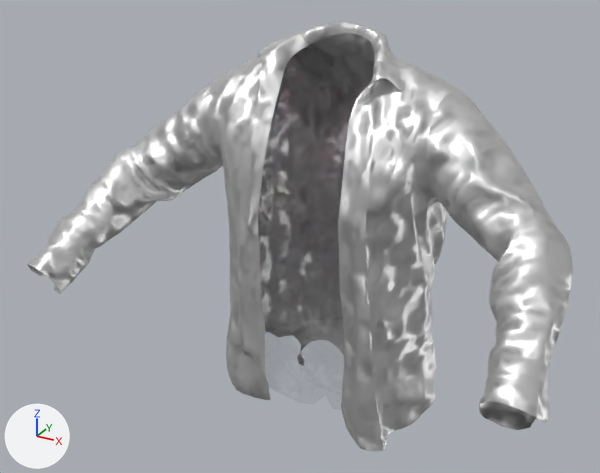
The FBX model Framework/Client/Bin/Resources/Models/Zombie_Male/Shirts01_Male.fbx: old version first, new version second.
The view is the same before and after, from a 50 mm lens placed at (0.679, -1.381, 1.953), pointed at (-0.03, -0.091, 1.308). Every picture has the same lights, and +X, +Y and +Z are marked at lower left. Where no turn or scale is listed for an object, it has been applied to the vertices.

Objects in the first picture: 'LOD_1_Group_29_Sub_1__Shirt_R_Arm', 'LOD_1_Group_39_Sub_1__Shirt_L_Arm', 'LOD_1_Group_61_Sub_2__Shirt'.
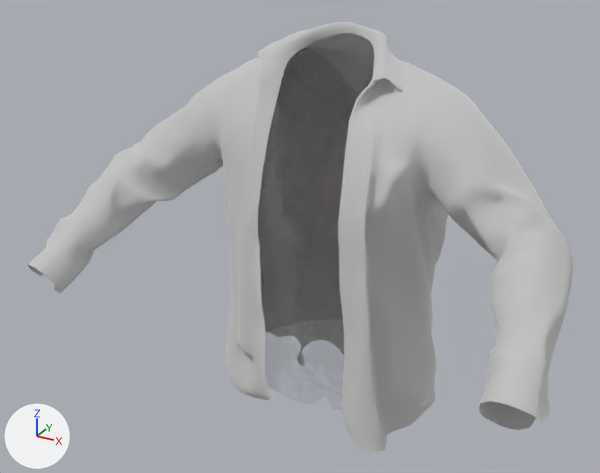
Pixel boxes (x1, y1, x2, y2) of what changed, in the pictures (600 x 473 px):
'LOD_1_Group_61_Sub_2__Shirt', surface changed: (199, 22, 462, 452) in both
'LOD_1_Group_39_Sub_1__Shirt_L_Arm', surface changed (white to grey): (427, 91, 573, 430) in both
'LOD_1_Group_29_Sub_1__Shirt_R_Arm', surface changed: (28, 83, 223, 294) in both

Diff of the bpy script that builds the scene:
```diff
--- a/Framework/Client/Bin/Resources/Models/Zombie_Male/Shirts01_Male.fbx.py
+++ b/Framework/Client/Bin/Resources/Models/Zombie_Male/Shirts01_Male.fbx.py
@@ img_em0000_shirt01_atos_texout_dds @@
+img_em0000_shirt01_atos_texout_dds = load_image('em0000_shirt01_atos.texout.dds', 'em0000_shirt01_atos.texout.dds', 512, 512, 'Non-Color')
@@ mat_shirt @@
 n0 = _N.new('ShaderNodeBsdfPrincipled'); n0.name = 'Principled BSDF'
-n0.inputs[1].default_value = 1.0  # 'Metallic'
 n1 = _N.new('ShaderNodeOutputMaterial'); n1.name = 'Material Output'
-n2 = _N.new('ShaderNodeTexImage'); n2.name = 'Image Texture.003'
-n2.image = img_shirt_detail_nrm_tga
-n3 = _N.new('ShaderNodeNormalMap'); n3.name = 'Normal Map'
-_L.new(n2.outputs[0], n3.inputs[1])  # 'Color' to 'Color'
-_L.new(n3.outputs[0], n0.inputs[5])  # 'Normal' to 'Normal'
+n4 = _N.new('ShaderNodeTexImage'); n4.name = 'Image Texture.001'
+n4.image = img_em0000_shirt01_atos_texout_dds
+n5 = _N.new('ShaderNodeTexImage'); n5.name = 'Image Texture.002'
+n5.image = img_em0000_shirt01_atos_texout_dds
 _L.new(n0.outputs[0], n1.inputs[0])  # 'BSDF' to 'Surface'
+_L.new(n4.outputs[0], n0.inputs[2])  # 'Color' to 'Roughness'
+_L.new(n5.outputs[0], n0.inputs[1])  # 'Color' to 'Metallic'
@@ mat_shirt_l_arm @@
 n0 = _N.new('ShaderNodeBsdfPrincipled'); n0.name = 'Principled BSDF'
-n0.inputs[1].default_value = 1.0  # 'Metallic'
 n1 = _N.new('ShaderNodeOutputMaterial'); n1.name = 'Material Output'
-n2 = _N.new('ShaderNodeTexImage'); n2.name = 'Image Texture.003'
-n2.image = img_shirt_detail_nrm_tga
-n3 = _N.new('ShaderNodeNormalMap'); n3.name = 'Normal Map'
-_L.new(n2.outputs[0], n3.inputs[1])  # 'Color' to 'Color'
-_L.new(n3.outputs[0], n0.inputs[5])  # 'Normal' to 'Normal'
+n4 = _N.new('ShaderNodeTexImage'); n4.name = 'Image Texture.001'
+n4.image = img_em0000_shirt01_atos_texout_dds
+n5 = _N.new('ShaderNodeTexImage'); n5.name = 'Image Texture.002'
+n5.image = img_em0000_shirt01_atos_texout_dds
 _L.new(n0.outputs[0], n1.inputs[0])  # 'BSDF' to 'Surface'
+_L.new(n4.outputs[0], n0.inputs[2])  # 'Color' to 'Roughness'
+_L.new(n5.outputs[0], n0.inputs[1])  # 'Color' to 'Metallic'
@@ mat_shirt_r_arm @@
 n0 = _N.new('ShaderNodeBsdfPrincipled'); n0.name = 'Principled BSDF'
-n0.inputs[1].default_value = 1.0  # 'Metallic'
 n1 = _N.new('ShaderNodeOutputMaterial'); n1.name = 'Material Output'
-n2 = _N.new('ShaderNodeTexImage'); n2.name = 'Image Texture.003'
-n2.image = img_shirt_detail_nrm_tga
-n3 = _N.new('ShaderNodeNormalMap'); n3.name = 'Normal Map'
-_L.new(n2.outputs[0], n3.inputs[1])  # 'Color' to 'Color'
-_L.new(n3.outputs[0], n0.inputs[5])  # 'Normal' to 'Normal'
+n4 = _N.new('ShaderNodeTexImage'); n4.name = 'Image Texture.001'
+n4.image = img_em0000_shirt01_atos_texout_dds
+n5 = _N.new('ShaderNodeTexImage'); n5.name = 'Image Texture.002'
+n5.image = img_em0000_shirt01_atos_texout_dds
 _L.new(n0.outputs[0], n1.inputs[0])  # 'BSDF' to 'Surface'
+_L.new(n4.outputs[0], n0.inputs[2])  # 'Color' to 'Roughness'
+_L.new(n5.outputs[0], n0.inputs[1])  # 'Color' to 'Metallic'
```
